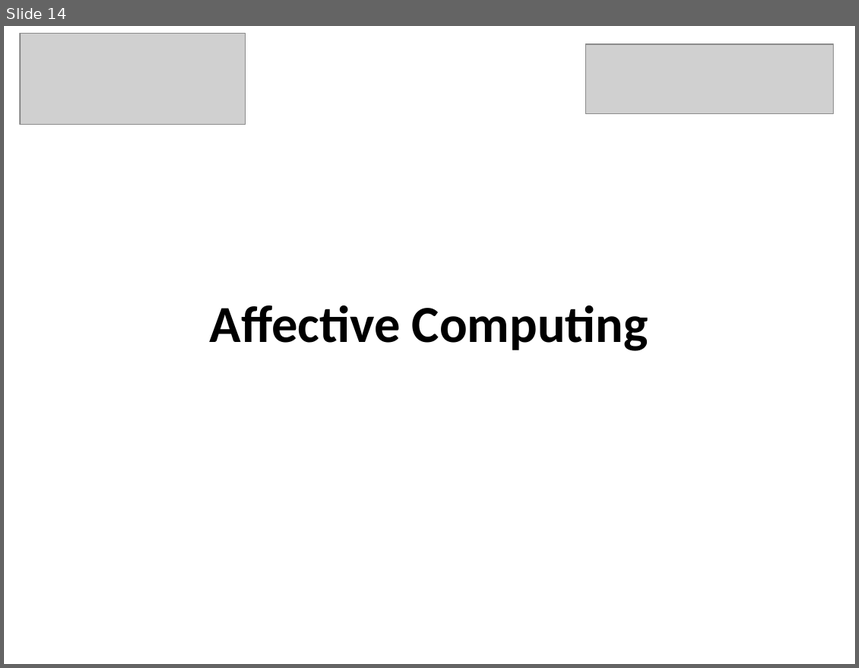
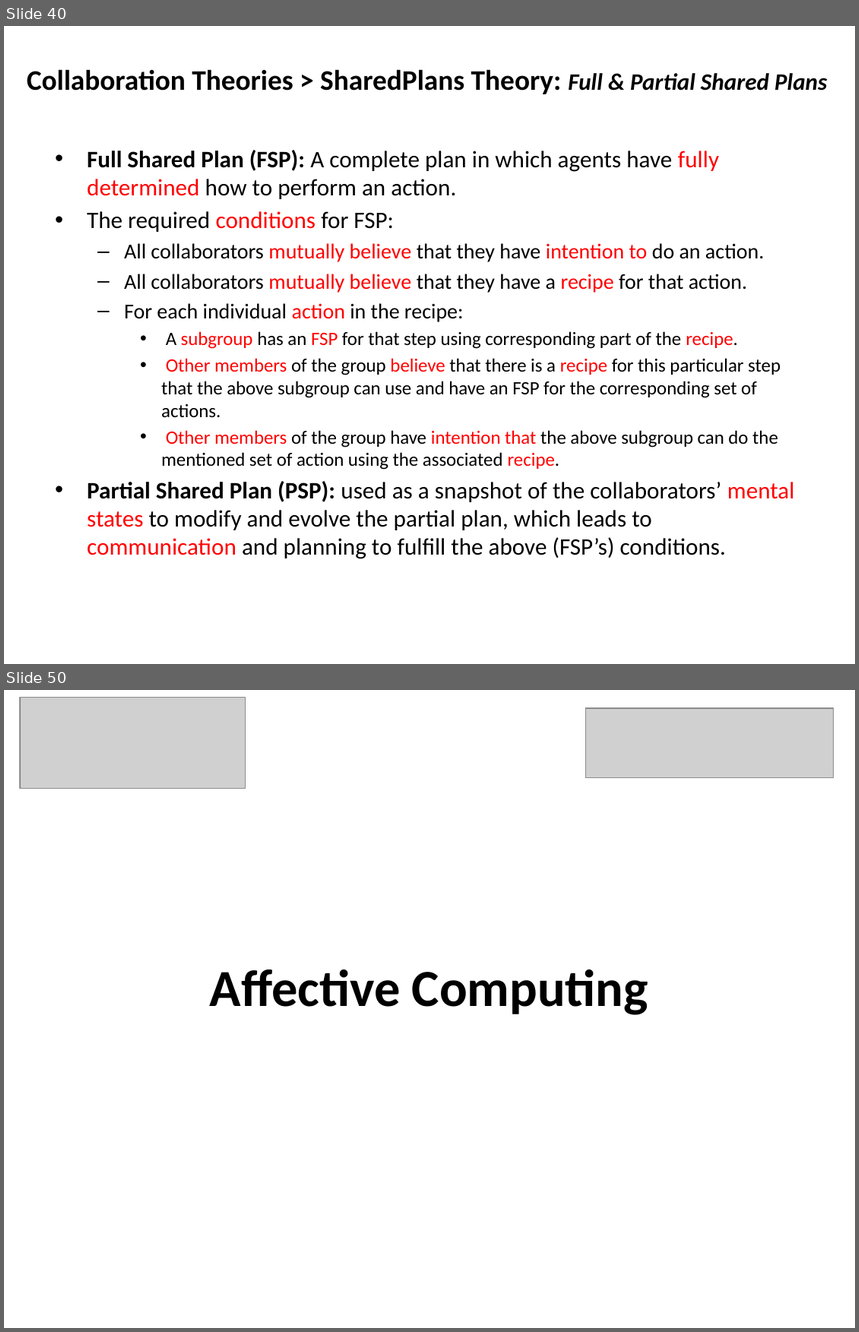
Before and after one commit to mshayganfar/CompExam1, a slide deck: presentation/PhD-comprehensive-exam.pptx. Shown one above the other, each under a label of ours: slide 14 before the commit, slides 40 and 50 after it; the slides between them are not shown. The pictures are 859x668 and 859x1332 pixels, drawn with LibreOffice and Linux fonts; fonts in the diff are those of the drawing; grey boxes stand for pictures. Boxes give left, top, right and bottom in pixels: in the first picture for what was removed or moved away, otherwise in the second. Text is boxed around its words. In the diff, an @@ line names an element or a change of style, - is before the commit and + after.

Commit message:
SharedPlans Theory
Finished SharedPlans theory.

```diff
--- a/presentation/PhD-comprehensive-exam.pptx
+++ b/presentation/PhD-comprehensive-exam.pptx
@@ slide 40 added at (4, 26, 855, 664), background #FFFFFF @@
@@ text added at (27, 69, 827, 94), 24 pt, text #000000, bold @@
+Collaboration Theories > SharedPlans Theory: Full & Partial Shared Plans
@@ text added at (87, 150, 795, 560), 16 pt, text #000000 @@
+• Full Shared Plan (FSP): A complete plan in which agents have fully determined how to perform an action.
+• The required conditions for FSP:
+  – All collaborators mutually believe that they have intention to do an action.
+  – All collaborators mutually believe that they have a recipe for that action.
+  – For each individual action in the recipe:
+    • A subgroup has an FSP for that step using corresponding part of the recipe.
+    • Other members of the group believe that there is a recipe for this particular step that the above subgroup can use and have an FSP for the corresponding set of actions.
+    • Other members of the group have intention that the above subgroup can do the mentioned set of action using the associated recipe.
+• Partial Shared Plan (PSP): used as a snapshot of the collaborators’ mental states to modify and evolve the partial plan, which leads to communication and planning to fulfill the above (FSP’s) conditions.
@@ what was slide 14 is now slide 50 @@
```
Also in this commit, not shown: 1 slide changed, 35 other slides added.
